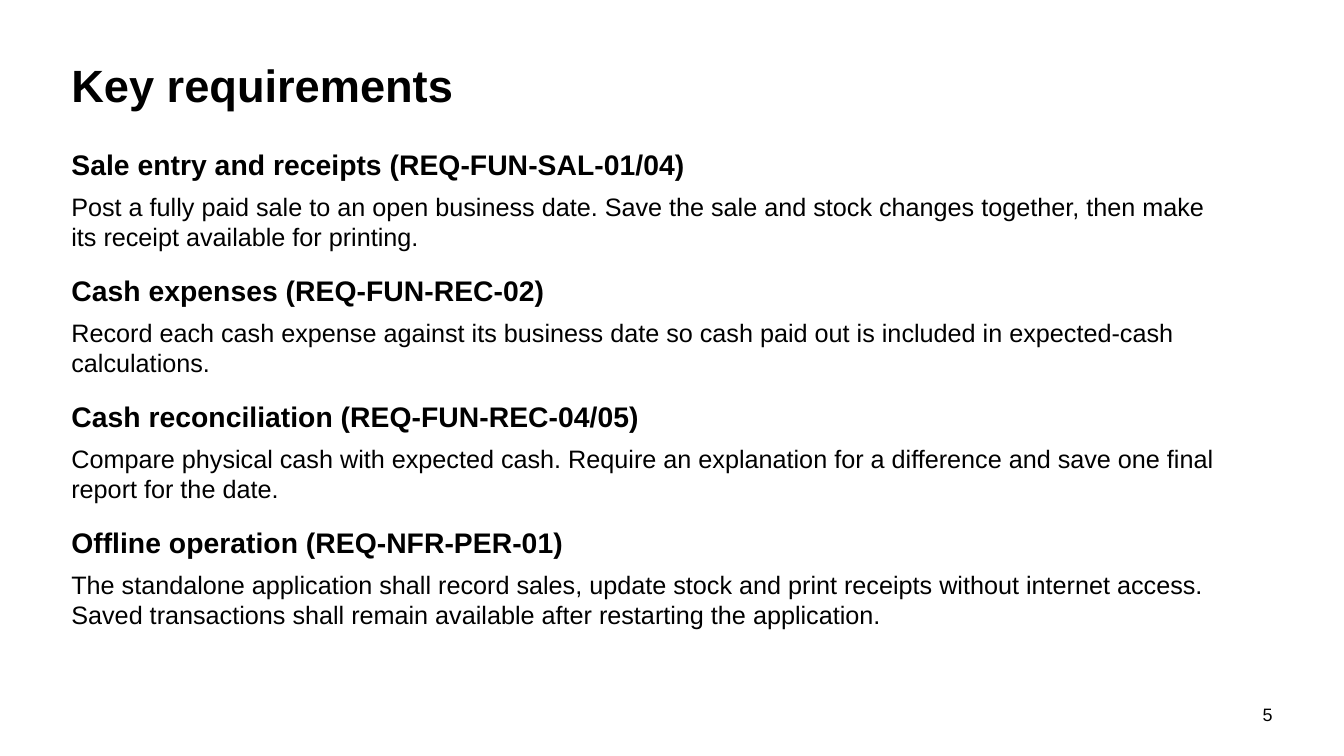
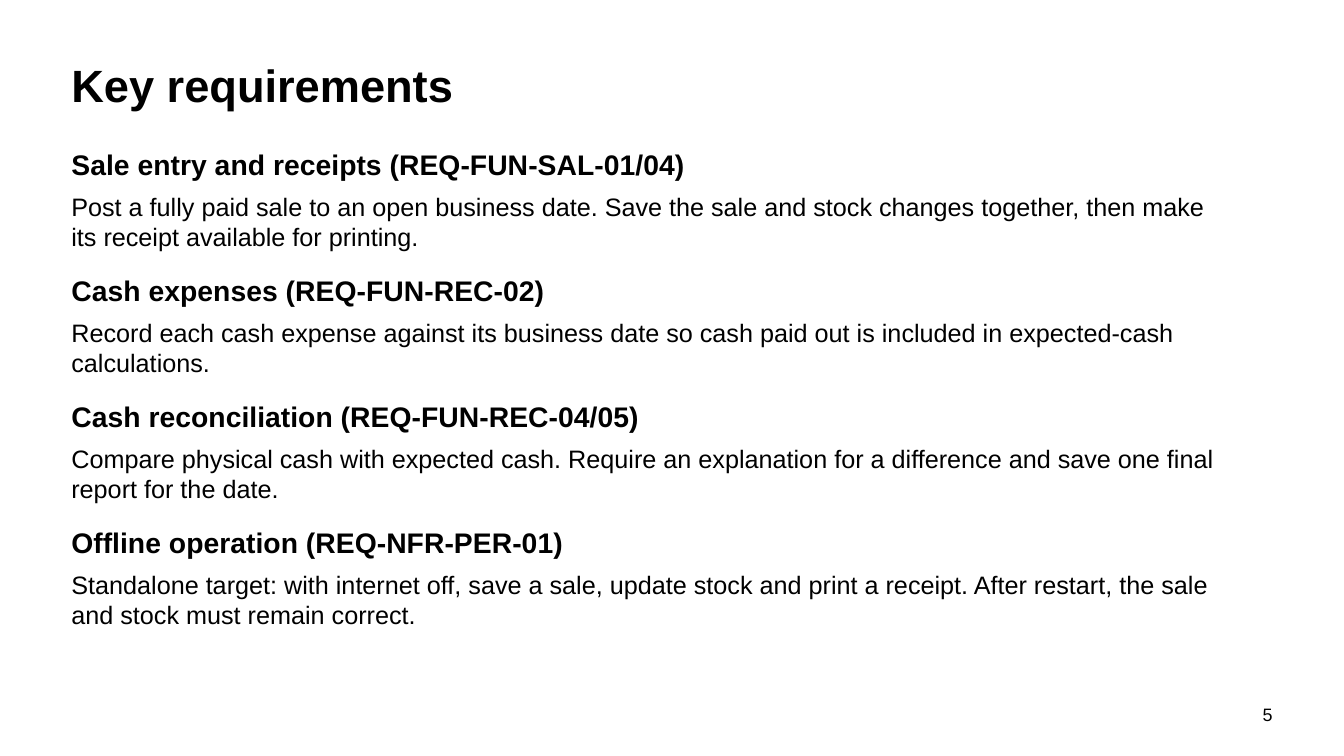
Before and after one commit to mugmarp/requirements-engineering-project-exercise, a slide deck: slide 5 of project_deliverables/PhaseFinal_Grand-Project-Presentation.pptx. Drawn at 1344x756 pixels with LibreOffice and Linux fonts; fonts in the diff are those of the drawing. Boxes give left, top, right and bottom in pixels: in the first picture for what was removed or moved away, otherwise in the second. Text is boxed around its words. In the diff, an @@ line names an element or a change of style, - is before the commit and + after.

```diff
--- a/project_deliverables/PhaseFinal_Grand-Project-Presentation.pptx
+++ b/project_deliverables/PhaseFinal_Grand-Project-Presentation.pptx
@@ text at bbox=[71, 575, 1207, 625]: text changed @@
-The standalone application shall record sales, update stock and print receipts without internet access. Saved transactions shall remain available after restarting the application.
+Standalone target: with internet off, save a sale, update stock and print a receipt. After restart, the sale and stock must remain correct.
```
Also in this commit, not shown: 2 other slides changed, 2 slides added, 2 slides removed, 20 other files.
